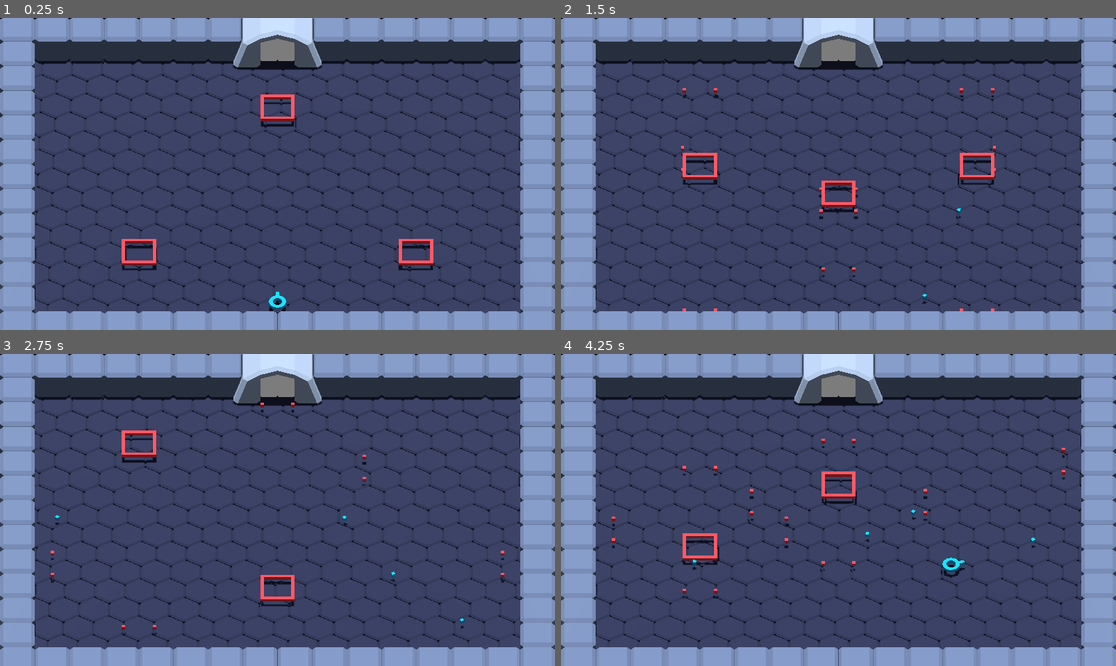
Above: before the commit, frames 1-4 (two rows, left to right).
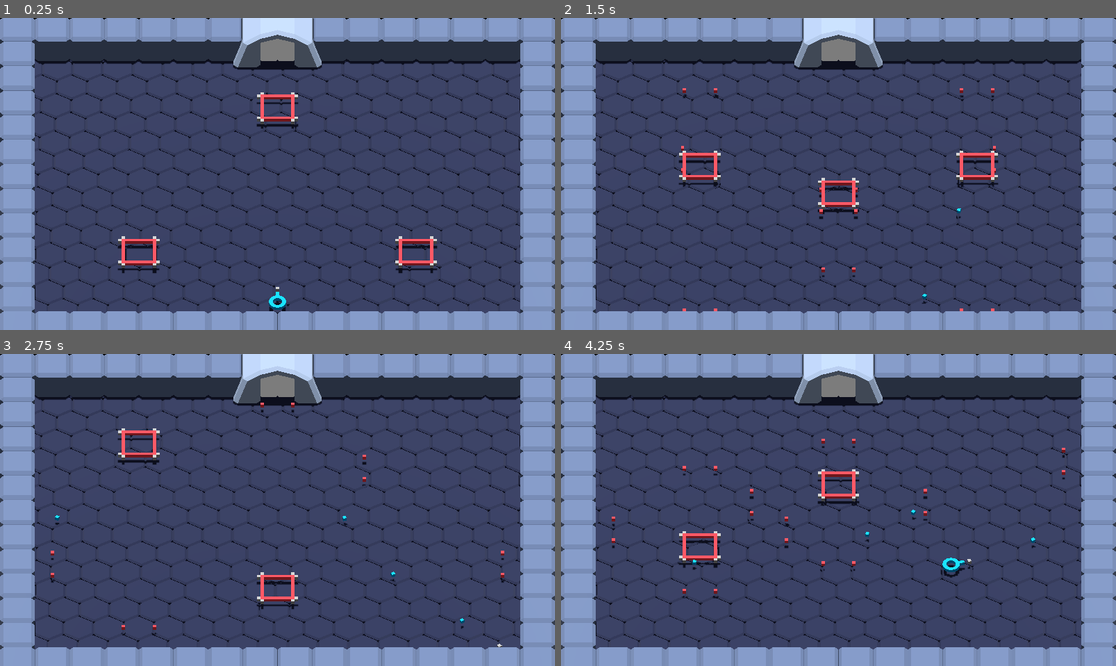
Above: after the commit, the same moments.

Repository: Kwarf/ld54
Game: Godot game, scene res://levels/1/level_1.tscn
Two runs of this game, one before a commit and one after it. Both use one fixed random seed, a clock stepped at 60 frames per second and the inputs below.
Inputs (mouse positions are in pixels of both pictures, inside the frame that each line leads up to):
- Up to frame 1 (0.25 s): no input
- Up to frame 2 (1.5 s): move the mouse to (960, 158) at 0.52 s; press the mouse at (960, 158) at 0.53 s; hold Right (ui_right) 0.53-1.28 s; move the mouse to (727, 189) at 1.27 s; release the mouse at (727, 189) at 1.28 s; hold Down (ui_down) from 1.28 s (still down); click (727, 189) at 1.35 s
- Up to frame 3 (2.75 s): move the mouse to (333, 441) at 2.02 s; release Down (ui_down) at 2.03 s; press the mouse at (333, 441) at 2.03 s; hold Right (ui_right) from 2.03 s (still down)
- Up to frame 4 (4.25 s): move the mouse to (810, 572) at 2.77 s; release Right (ui_right) at 2.78 s; release the mouse at (810, 572) at 2.78 s; hold Up (ui_up) 2.78-3.53 s; click (810, 572) at 2.85 s; move the mouse to (1005, 556) at 3.52 s; press the mouse at (1005, 556) at 3.53 s; hold Left (ui_left) from 3.53 s (still down)

The runs differ from the first frame. In frame 1, 0.3% of the frame differs, in the area x 21-79%, y 23-88%; in frame 2, 0.3%; in frame 3, 0.2%; in frame 4, 0.2%.

Commit message:
New enemy: Triangle
- Added a simple indicator mesh to show bullet emitter direction, remove for release

Diff:
--- /dev/null
+++ b/enemies/triangle/triangle.tscn
@@ -0,0 +1,59 @@
+[gd_scene load_steps=8 format=3 uid="uid://cs4x6badbnp3j"]
+
+[ext_resource type="PackedScene" uid="uid://ckonyve36jgbf" path="res://enemies/triangle/triangle.glb" id="1_tywci"]
+[ext_resource type="Shader" path="res://endesga-32.gdshader" id="2_2f25i"]
+[ext_resource type="PackedScene" uid="uid://bb7i7hdt3bksq" path="res://projectile_spawner/projectile_spawner.tscn" id="2_5c0dj"]
+[ext_resource type="Script" path="res://enemies/enemy.gd" id="2_pljeo"]
+[ext_resource type="Texture2D" uid="uid://c8i0at6in0hl" path="res://assets/endesga-32-32x.png" id="3_on5mt"]
+
+[sub_resource type="ShaderMaterial" id="ShaderMaterial_2wrr1"]
+render_priority = 0
+shader = ExtResource("2_2f25i")
+shader_parameter/color_index = 10
+shader_parameter/albedo = ExtResource("3_on5mt")
+
+[sub_resource type="ConvexPolygonShape3D" id="ConvexPolygonShape3D_1feul"]
+points = PackedVector3Array(0, 0.2, -0.5, -0.433013, 0.2, 0.25, 0, 0.3, -0.5, 0.433013, 0.2, 0.25, -0.433013, 0.3, 0.25, 0.433013, 0.3, 0.25)
+
+[node name="Triangle" instance=ExtResource("1_tywci")]
+script = ExtResource("2_pljeo")
+
+[node name="Triangle" parent="." index="0"]
+surface_material_override/0 = SubResource("ShaderMaterial_2wrr1")
+
+[node name="CollisionShape3D" type="CollisionShape3D" parent="." index="1"]
+shape = SubResource("ConvexPolygonShape3D_1feul")
+
+[node name="Projectile Spawners" type="Node3D" parent="." index="2"]
+
+[node name="Pair" type="Node3D" parent="Projectile Spawners" index="0"]
+
+[node name="1" parent="Projectile Spawners/Pair" index="0" instance=ExtResource("2_5c0dj")]
+transform = Transform3D(-0.866906, 4.76226e-16, 0.498473, 3.48787e-16, 1, -3.48787e-16, -0.498473, -1.28505e-16, -0.866906, -0.36136, 2.08165e-12, 0.225638)
+color_index = 10
+
+[node name="2" parent="Projectile Spawners/Pair" index="1" instance=ExtResource("2_5c0dj")]
+transform = Transform3D(-0.865143, 1.26825e-16, -0.501526, 3.48787e-16, 1, -3.48787e-16, 0.501526, -4.76676e-16, -0.865143, 0.360801, 2.08165e-12, 0.225638)
+color_index = 10
+
+[node name="Pair2" type="Node3D" parent="Projectile Spawners" index="1"]
+transform = Transform3D(-0.5, 0, -0.866025, 0, 1, 0, 0.866025, 0, -0.5, 0, 0, 0)
+
+[node name="1" parent="Projectile Spawners/Pair2" index="0" instance=ExtResource("2_5c0dj")]
+transform = Transform3D(-0.866906, 4.76226e-16, 0.498473, 3.48787e-16, 1, -3.48787e-16, -0.498473, -1.28505e-16, -0.866906, -0.36136, 2.08165e-12, 0.225638)
+color_index = 10
+
+[node name="2" parent="Projectile Spawners/Pair2" index="1" instance=ExtResource("2_5c0dj")]
+transform = Transform3D(-0.865143, 1.26825e-16, -0.501526, 3.48787e-16, 1, -3.48787e-16, 0.501526, -4.76676e-16, -0.865143, 0.360801, 2.08165e-12, 0.225638)
+color_index = 10
+
+[node name="Pair3" type="Node3D" parent="Projectile Spawners" index="2"]
+transform = Transform3D(-0.5, 0, 0.866026, 0, 1, 0, -0.866026, 0, -0.5, 0, 0, 0)
+
+[node name="1" parent="Projectile Spawners/Pair3" index="0" instance=ExtResource("2_5c0dj")]
+transform = Transform3D(-0.866906, 4.76226e-16, 0.498473, 3.48787e-16, 1, -3.48787e-16, -0.498473, -1.28505e-16, -0.866906, -0.36136, 2.08165e-12, 0.225638)
+color_index = 10
+
+[node name="2" parent="Projectile Spawners/Pair3" index="1" instance=ExtResource("2_5c0dj")]
+transform = Transform3D(-0.865143, 1.26825e-16, -0.501526, 3.48787e-16, 1, -3.48787e-16, 0.501526, -4.76676e-16, -0.865143, 0.360801, 2.08165e-12, 0.225638)
+color_index = 10
--- a/projectile_spawner/projectile_spawner.tscn
+++ b/projectile_spawner/projectile_spawner.tscn
@@ -1,6 +1,13 @@
-[gd_scene load_steps=2 format=3 uid="uid://bb7i7hdt3bksq"]
+[gd_scene load_steps=3 format=3 uid="uid://bb7i7hdt3bksq"]
 
 [ext_resource type="Script" path="res://projectile_spawner/projectile_spawner.gd" id="1_3a1mt"]
 
+[sub_resource type="BoxMesh" id="BoxMesh_2c147"]
+size = Vector3(0.1, 0.1, 0.1)
+
 [node name="Projectile Spawner" type="Node3D"]
 script = ExtResource("1_3a1mt")
+
+[node name="MeshInstance3D" type="MeshInstance3D" parent="."]
+transform = Transform3D(1, 0, 0, 0, 1, 0, 0, 0, 1, 2.08165e-12, 0.25, -0.05)
+mesh = SubResource("BoxMesh_2c147")
Binary file added: enemies/triangle/triangle.glb
Not shown, added: enemies/triangle/triangle.glb.import
